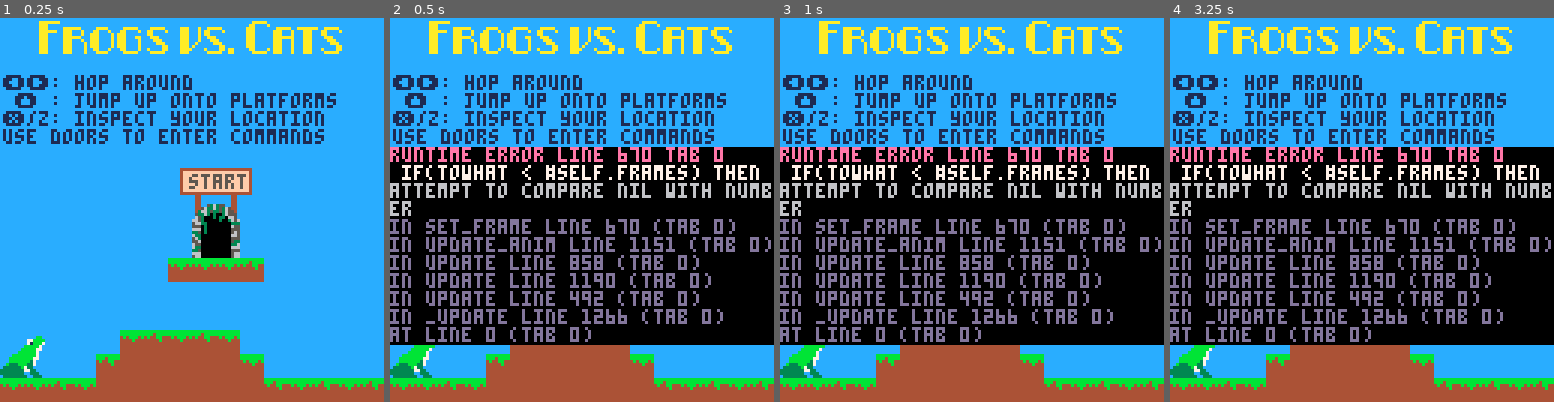
Above: before the commit, frames 1-4 (left to right).
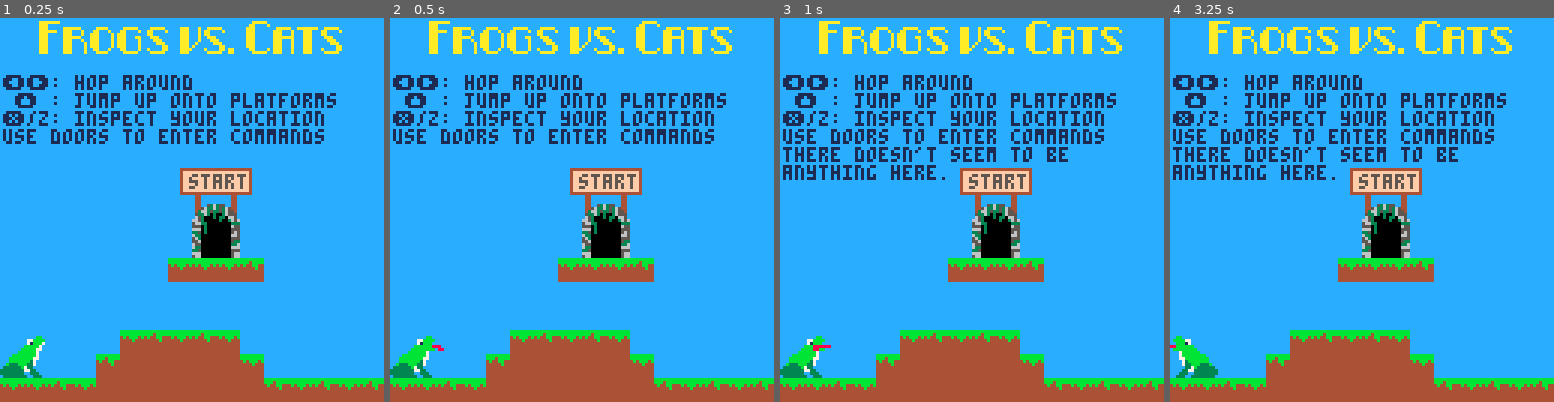
Above: after the commit, the same moments.

Repository: cincodenada/frogsvscats
Game: PICO-8 cartridge frogsvscats.p8
Two runs of this game, one before a commit and one after it. Both use one fixed random seed, a clock stepped at 60 frames per second and the inputs below.
Inputs:
- Up to frame 1 (0.25 s): no input
- Up to frame 2 (0.5 s): tap X (X key) at 0.33 s
- Up to frame 3 (1 s): tap O (Z key) at 0.7 s
- Up to frame 4 (3.25 s): tap X (X key) at 1.07, 1.85, 2.97 s; hold Right 1.6-2.1 s; tap O (Z key) every 0.4 s from 1.7 to 2.9 s; hold Up 2.15-2.42 s; hold Right 2.47-3.03 s; hold Left from 3.08 s (still down)

Frame 1 is identical in both runs. In frame 2, 51% of the frame differs, in the area x 0-100%, y 33-87%; in frame 3, 51%; in frame 4, 52%, in the area x 0-100%, y 33-94%.
Error before the commit: runtime error line 670 tab 0; if(towhat < #self.frames) then; attempt to compare nil with number

Commit message:
More tongue work

Diff:
--- a/frogsvscats.p8
+++ b/frogsvscats.p8
@@ -1131,7 +1131,7 @@
 	self:reset_anim()
 	self:clear_move()
 	self:set_sprite('attack')
-	self:set_frame_slow(2,2,10)
+	self:set_frame_slow(2,2,20)
 	self:animate(false)
 	sfx(18)
 	sfx(19)
@@ -1144,14 +1144,19 @@
 		if(self:get_sprite():frame() == 2) then
 			if(self:get_sprite():entered(2)) then
 				self.tongue_frame = 0
+				self.tongue_pos = 0
 				self.tongue_dir = 1
 			else
-				if(self.tongue_frame == 5) self.tongue_dir=-1
-				self.tongue_frame += self.tongue_dir
+				if(self.tongue_frame < 3) then
+					self.tongue_frame += self.tongue_dir
+				else
+					self.tongue_pos += self.tongue_dir
+					if(self.tongue_pos == 5) self.tongue_dir = -1
+				end
 			end
-			local tp = self:tongue_pos()
-			self:set_aux('tongue',tp.x+self.tongue_frame*2*self.facing, tp.y)
-			self:get_sprite('tongue'):set_frame(tongue_frames[self.tongue_frame])
+			local tp = self:tongue_origin()
+			self:set_aux('tongue',tp.x+self.tongue_pos*self.facing, tp.y)
+			self:get_sprite('tongue'):set_frame(tongue_frames[self.tongue_frame+1])
 		elseif self.anim_state.active == false then
 			self.attacking = false
 			self:remove_aux('tongue')
@@ -1161,12 +1166,12 @@
 function frog:draw()
 	super(frog).draw(self)
 	if(self.attacking and self.tongue_frame) then
-		local tp = self:tongue_pos()
+		local tp = self:tongue_origin()
 		line(self.x+tp.x, self.y+tp.y-3,
-		     self.x+tp.x+self.tongue_frame*2, self.y+tp.y-3, 8)
-	end
-end
-function frog:tongue_pos()
+		     self.x+tp.x+self.tongue_pos, self.y+tp.y-3, 8)
+	end
+end
+function frog:tongue_origin()
 	return {x=self.w*self.facing, y=-self.h+8}
 end
 
